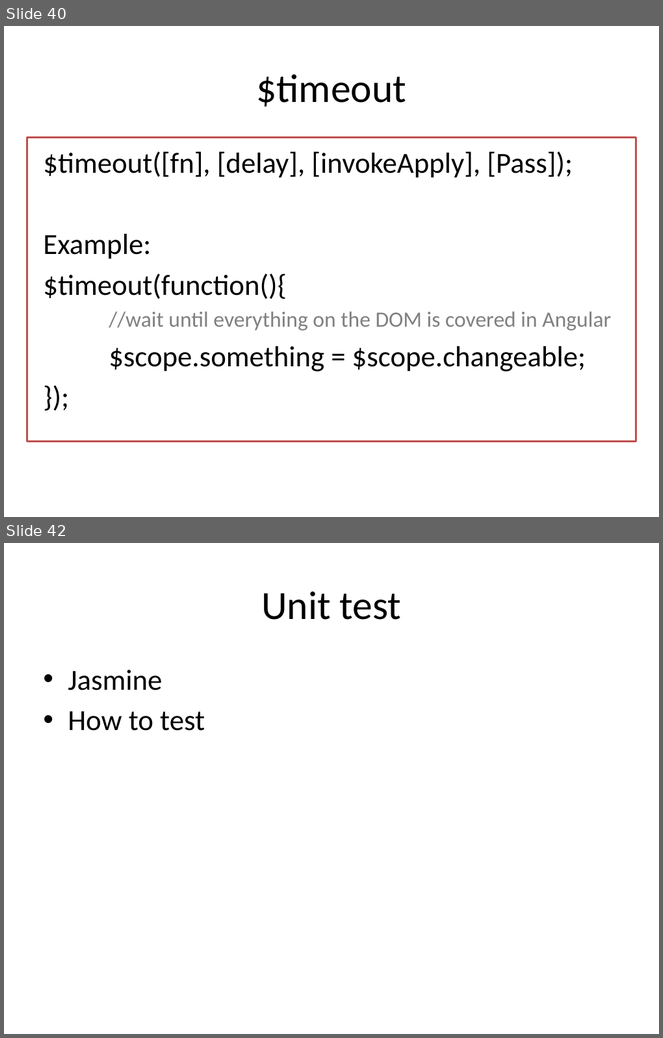
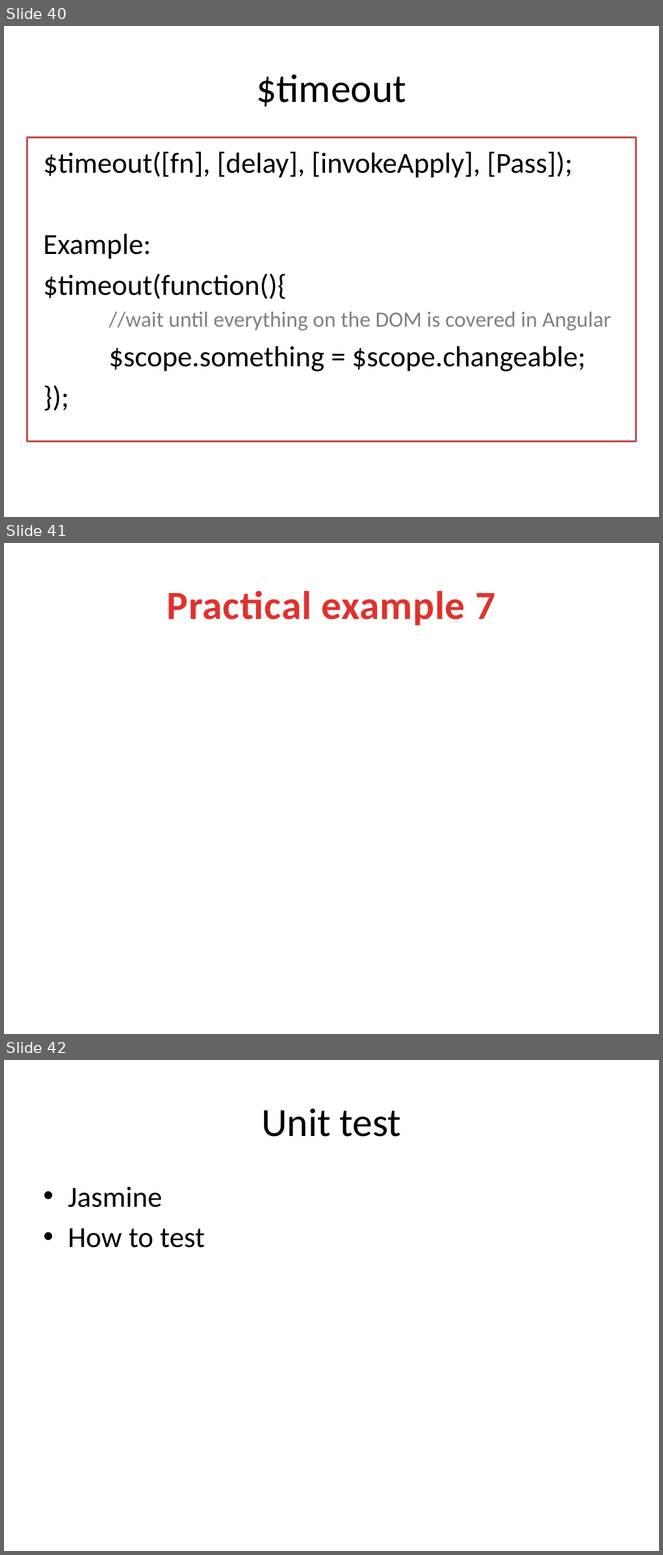
Before and after one commit to lhkingkong/angularjs-taller, a slide deck: material/AngularJS Taller.pptx. Shown one above the other, each under a label of ours: slides 40 and 42 before the commit, slides 40, 41 and 42 after it; the slides between them are not shown. The pictures are 663x1038 and 663x1555 pixels, drawn with LibreOffice and Linux fonts; fonts in the diff are those of the drawing. Boxes give left, top, right and bottom in pixels: in the first picture for what was removed or moved away, otherwise in the second. Text is boxed around its words. In the diff, an @@ line names an element or a change of style, - is before the commit and + after.

```diff
--- a/material/AngularJS Taller.pptx
+++ b/material/AngularJS Taller.pptx
@@ slide 41 added at (4, 543, 659, 1034), background #FFFFFF @@
@@ title added at (167, 590, 495, 626), 44 pt, text gradient #E0322D to #A2201C, bold @@
+Practical example 7
```
Also in this commit, not shown: 1 slide changed, 1 slide removed, 11 other files.
